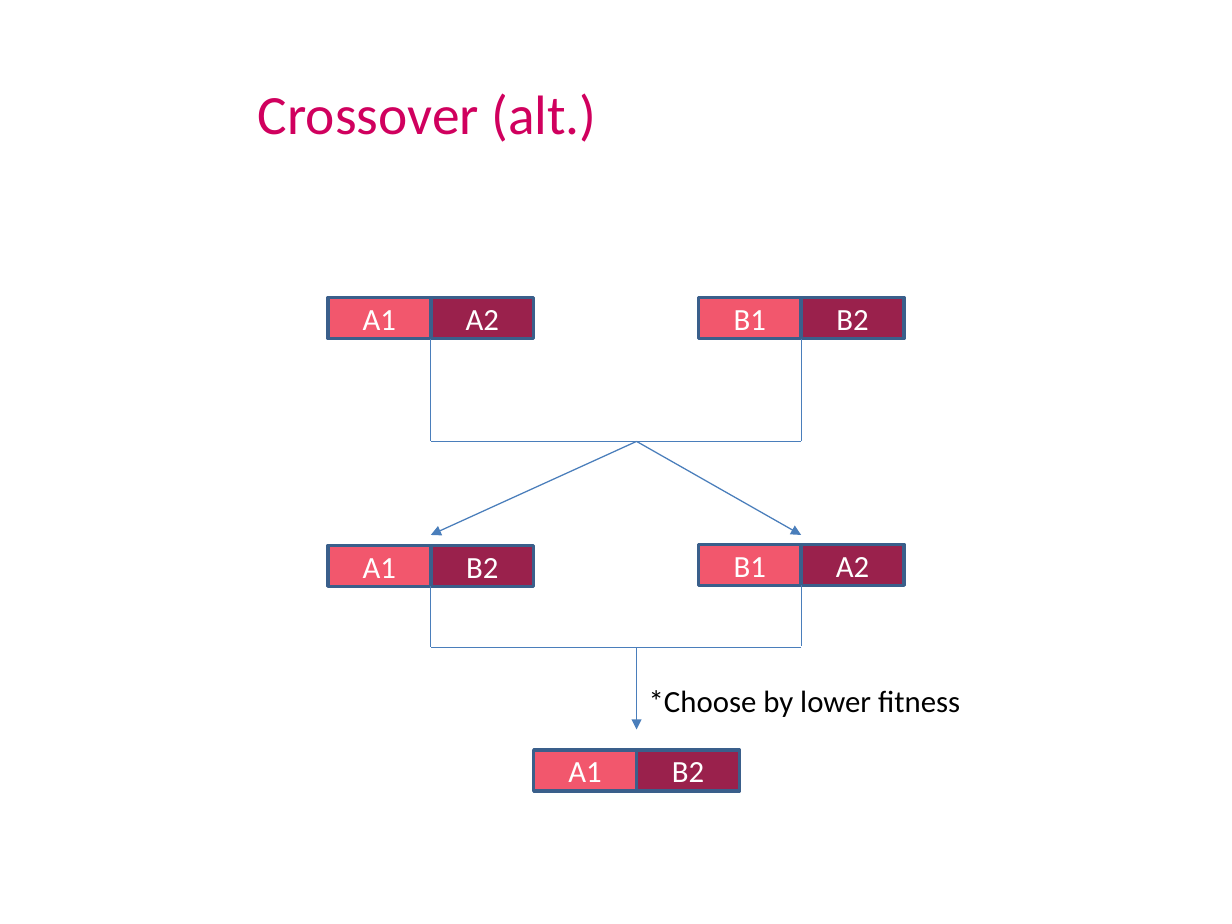
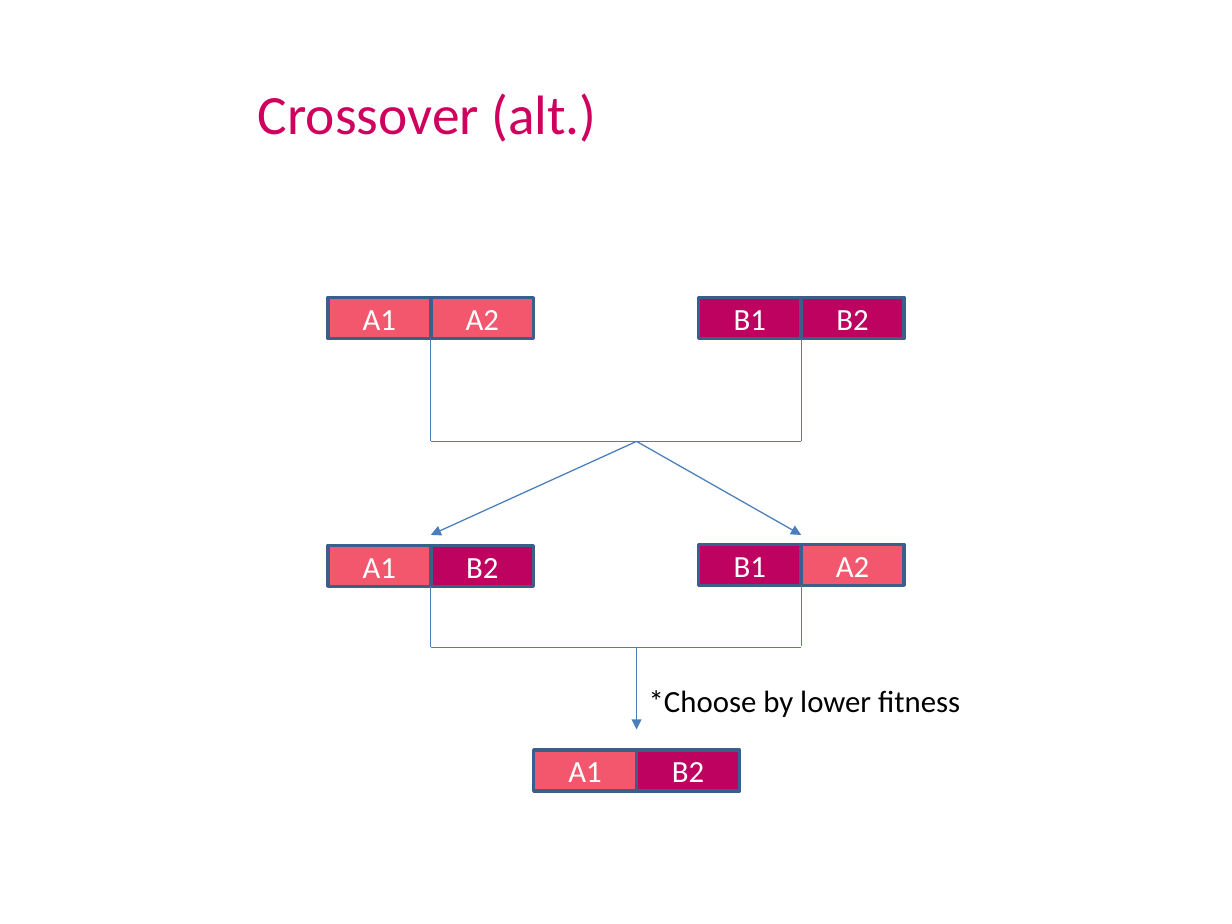
Before and after one commit to LironAvr/EvolutionaryLightsUp, a slide deck: slide 9 of presentation.pptx. Drawn at 1232x924 pixels with LibreOffice and Linux fonts; fonts in the diff are those of the drawing; background and template pictures are left out. Boxes give left, top, right and bottom in pixels: in the first picture for what was removed or moved away, otherwise in the second. Text is boxed around its words. In the diff, an @@ line names an element or a change of style, - is before the commit and + after.

```diff
--- a/presentation.pptx
+++ b/presentation.pptx
@@ rectangle "A2" at <box>431,297,535,338</box>: fill #9A214C to #F2576D @@
@@ rectangle "B1" at <box>699,297,802,338</box>: fill #F2576D to #BE0260 @@
@@ rectangle "B1" at <box>699,545,802,585</box>: fill #F2576D to #BE0260 @@
@@ rectangle "A2" at <box>801,545,904,585</box>: fill #9A214C to #F2576D @@
@@ fill #9A214C to #BE0260 in 3 elements at <box>801,297,904,338</box>, <box>431,546,535,586</box>, <box>637,750,740,791</box> @@
```
Also in this commit, not shown: 2 other slides changed, 1 other file.
